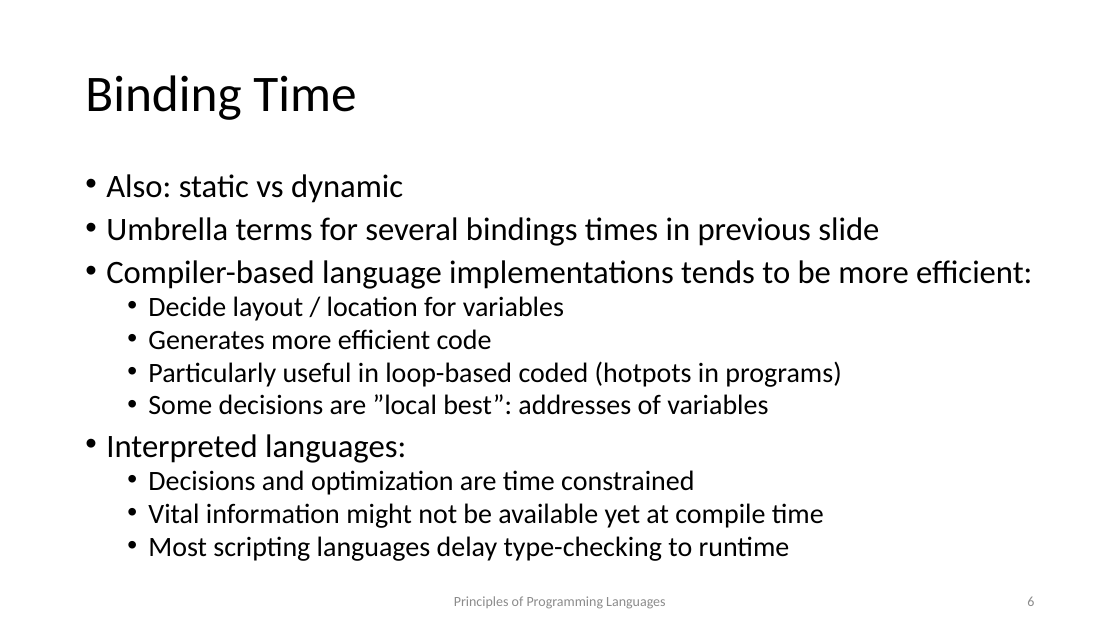
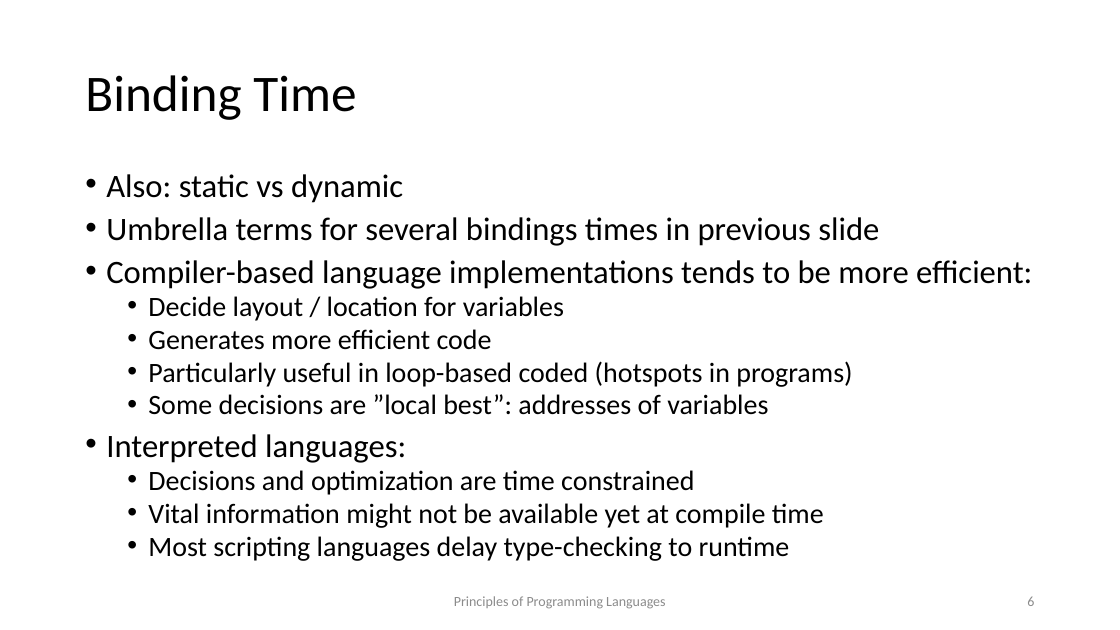
Before and after one commit to kongm/pl-design, a slide deck: slide 6 of environment.pptx. Drawn at 1120x630 pixels with LibreOffice and Linux fonts; fonts in the diff are those of the drawing. Boxes give left, top, right and bottom in pixels: in the first picture for what was removed or moved away, otherwise in the second. Text is boxed around its words. In the diff, an @@ line names an element or a change of style, - is before the commit and + after.

```diff
--- a/environment.pptx
+++ b/environment.pptx
@@ text at box(148, 361, 852, 387): text changed @@
-  • Particularly useful in loop-based coded (hotpots in programs)
+  • Particularly useful in loop-based coded (hotspots in programs)
```
Also in this commit, not shown: 1 other slide changed, 3 other files.
